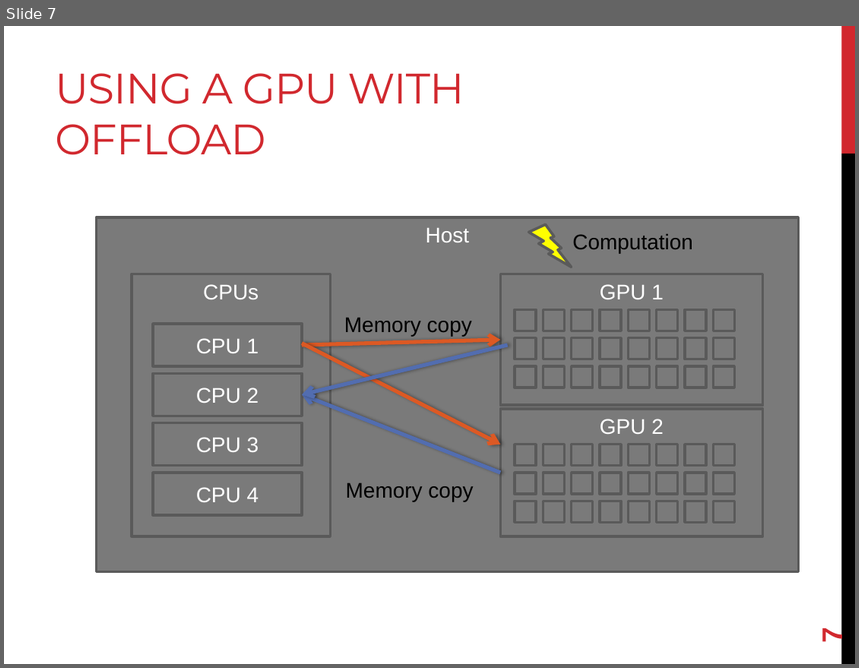
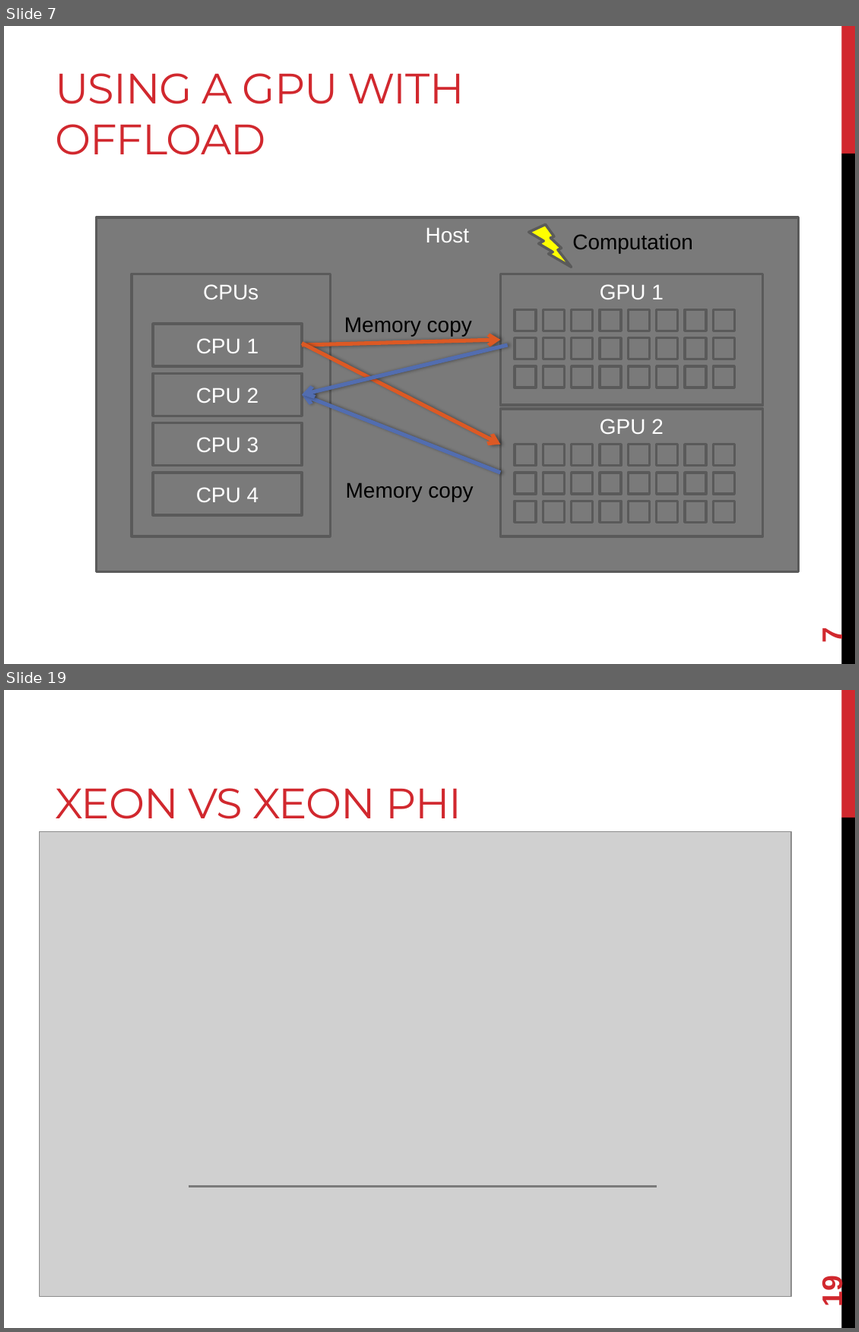
Before and after one commit to joshpeterson/DevelopingConcurrentSoftware, a slide deck: Lectures/Hybrid Concurrency/Hybrid Concurrency.pptx. Shown one above the other, each under a label of ours: slide 7 before the commit, slides 7 and 19 after it; the slides between them are not shown. The pictures are 859x668 and 859x1332 pixels, drawn with LibreOffice and Linux fonts; fonts in the diff are those of the drawing; grey boxes stand for pictures. Boxes give left, top, right and bottom in pixels: in the first picture for what was removed or moved away, otherwise in the second. Text is boxed around its words. In the diff, an @@ line names an element or a change of style, - is before the commit and + after.

```diff
--- a/Lectures/Hybrid Concurrency/Hybrid Concurrency.pptx
+++ b/Lectures/Hybrid Concurrency/Hybrid Concurrency.pptx
@@ slide 19 added at (x1=4, y1=690, x2=855, y2=1328), background #FFFFFF; not listed: 2 template elements that a slide beside it also shows @@
@@ title added at (x1=55, y1=788, x2=462, y2=819), 36 pt, text #D1282E @@
+XEON VS XEON PHI
@@ picture added at (x1=40, y1=832, x2=791, y2=1297) @@
@@ line added from (189, 1186) to (657, 1186), #7A7A7A 2.25 pt @@
@@ page number added at (x1=816, y1=1279, x2=848, y2=1306), 24 pt, text #D1282E, bold @@
+19
```
Also in this commit, not shown: 3 slides changed, 11 other slides added.
